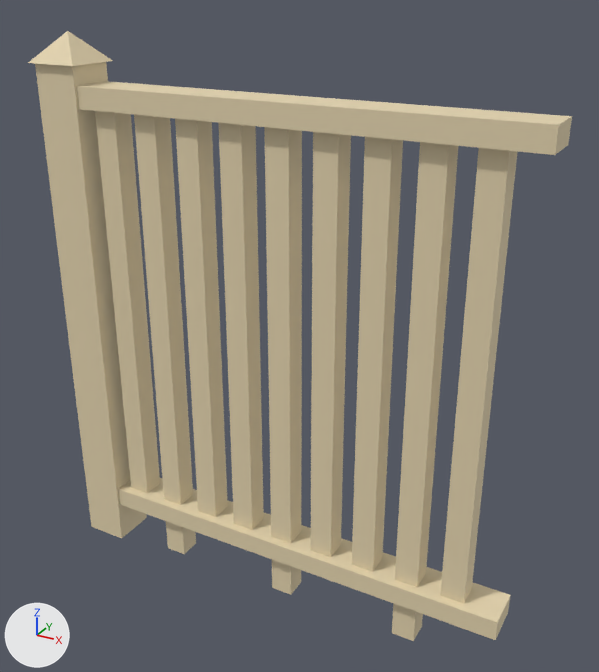
The glTF model assets/houses/modules/site/mod_railing.glb: old version first, new version second.
The view is the same before and after, from a 50 mm camera at (1.27, -1.338, 1.309) aimed at (0.514, 0.036, 0.623). The lights are fixed; the arrows at lower left show +X, +Y and +Z. The picture after the commit comes second.

Before the edit, the objects in view are built like this:
```python
me_cube = bpy.data.meshes.new('Cube')
me_cube.from_pydata(...)  # 13 vertices, 18 faces; spans x -0.06..0.06, y -0.06..0.06, z 0.0..1.2
me_cube.materials.append(mat_mat_railing)  # beige #e5d4af
me_cube_001 = bpy.data.meshes.new('Cube.001')
me_cube_001.from_pydata(...)  # a box spanning x 0.0..1.0, y -0.045..0.045, z 1.055..1.1; a box spanning x 0.0..1.0, y -0.045..0.045, z 0.1..0.145
me_cube_001.materials.append(mat_mat_railing)  # beige #e5d4af
me_cube_003 = bpy.data.meshes.new('Cube.003')
me_cube_003.from_pydata(...)  # 72 vertices, 108 faces; spans x 0.075..0.925, y -0.025..0.025, z 0.0..1.055
me_cube_003.materials.append(mat_mat_railing)  # beige #e5d4af
ob_balusters = bpy.data.objects.new('balusters', me_cube_003)
ob_balusters.location = (0.0, 0.0, 0.0)
ob_post = bpy.data.objects.new('post', me_cube)
ob_post.location = (0.0, 0.0, 0.0)
ob_rails = bpy.data.objects.new('rails', me_cube_001)
ob_rails.location = (0.0, 0.0, 0.0)
```
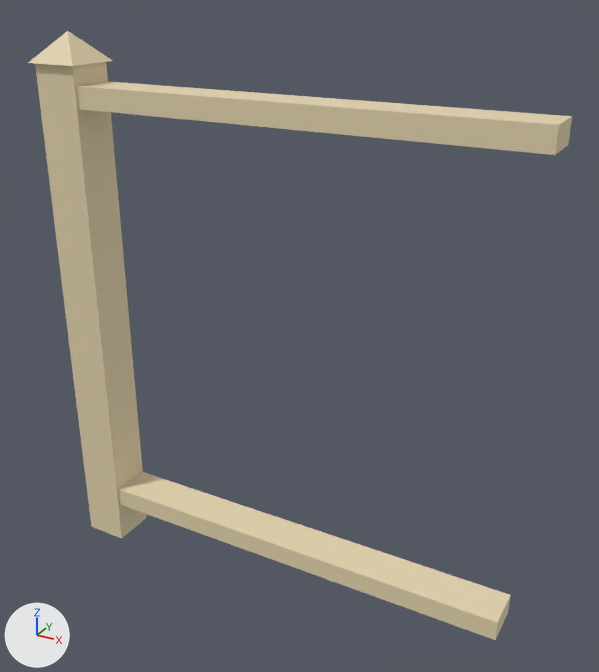
Changed parts and their boxes (x1, y1, x2, y2) in the pictures (599 x 672 px):
```json
{"object": "balusters", "change": "deleted", "before": [95, 111, 518, 641], "on screen": "beige"}
```

Edits to the scene script, one JSON object a line:
```json
{"op": "remove", "block": "ob_balusters", "code": ["ob_balusters = bpy.data.objects.new('balusters', me_cube_003)", "ob_balusters.location = (0.0, 0.0, 0.0)"]}
```
